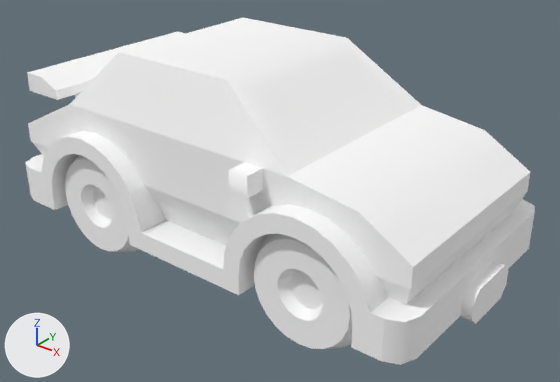
A saved change to the glTF model client/public/cars/sedan_sports_kenney.glb.
Before and after are seen from a 50 mm camera at (4.22, -5.06, 3.83) aimed at (0.2, -0.02, 0.7). The axes (+X, +Y, +Z) are drawn at lower left. The lights are the same throughout. The picture after the commit comes second. Where no turn or scale is listed for an object, it has been applied to the vertices. Vertices at exactly the same position are counted once.

Names of what the first picture shows: 'body', 'spoiler', 'wheel-back-right', 'wheel-front-right'.
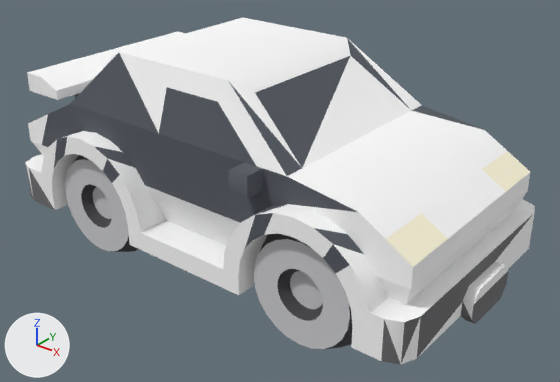
Pixel boxes [x1, y1, x2, y2] of what changed, in the pictures (560 x 382 px):
'body', recoloured (darker)
    both: [26, 37, 534, 365]
'wheel-front-right', recoloured (darker)
    both: [254, 234, 352, 349]
'wheel-back-right', recoloured (darker)
    both: [65, 155, 138, 252]

Edits to the bpy script that builds the scene:
```text
Change mat_colormap:
    where n0 = _N.new('ShaderNodeBsdfPrincipled'); n0.name = 'Principled BSDF'
    remove n0.inputs[0].default_value = (1.0, 1.0, 1.0, 1.0)  # 'Base Color', white #ffffff
    add n2 = _N.new('ShaderNodeVertexColor'); n2.name = 'Color Attribute'
    add _L.new(n2.outputs[0], n0.inputs[0])  # 'Color' to 'Base Color'
Change me_body:
    where me_body.from_pydata(...)  # 356 vertices, 711 faces; spans x -2.3..2.3, y -1.17..1.17, z -0.86..0.86
    used by ob_body; location = (0.0, 0.0, 1.127)
    me_body part 1: vertex colours changed
Change me_spoiler:
    where me_spoiler.from_pydata(...)  # 26 vertices, 48 faces; spans x -0.21..0.21, y -0.99..0.99, z -0.27..0.27
    used by ob_spoiler; location = (-1.883, 0.0, 1.353)
    me_spoiler part 2: vertex colours changed
Change me_wheel_back_right_001:
    where me_wheel_back_right_001.from_pydata(...)  # 168 vertices, 332 faces; spans x -0.541..0.541, y -0.316..0.316, z -0.541..0.541
    used by ob_wheel_front_right; location = (1.236, -0.767, 0.541)
    me_wheel_back_right_001 part 3: vertex colours changed
```
